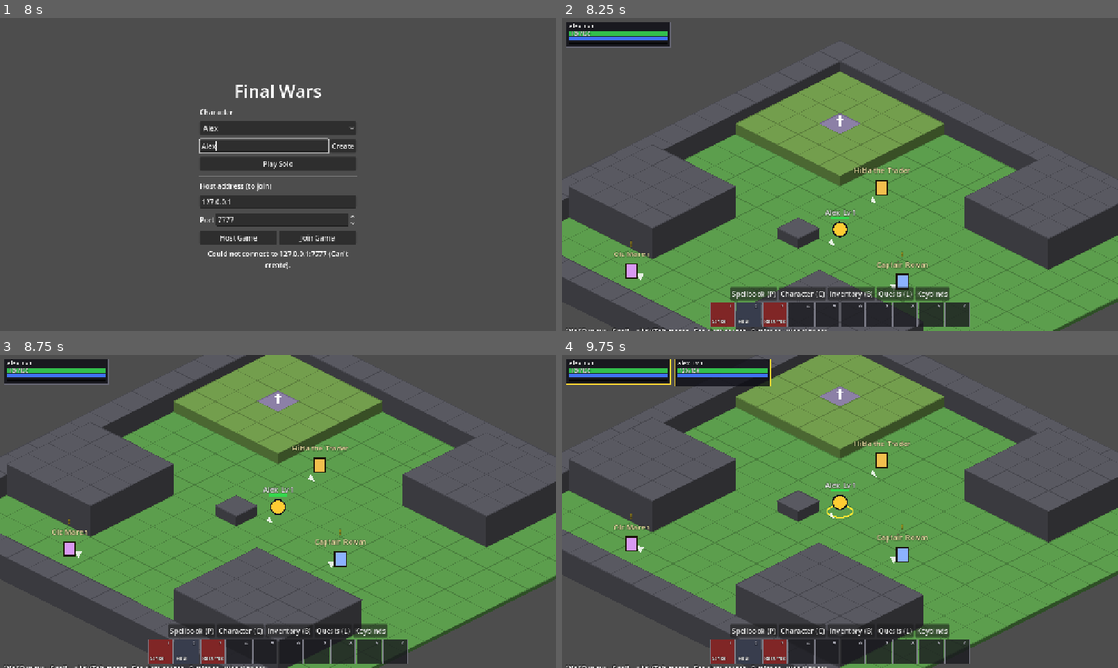
Above: before the commit, frames 1-4 (two rows, left to right).
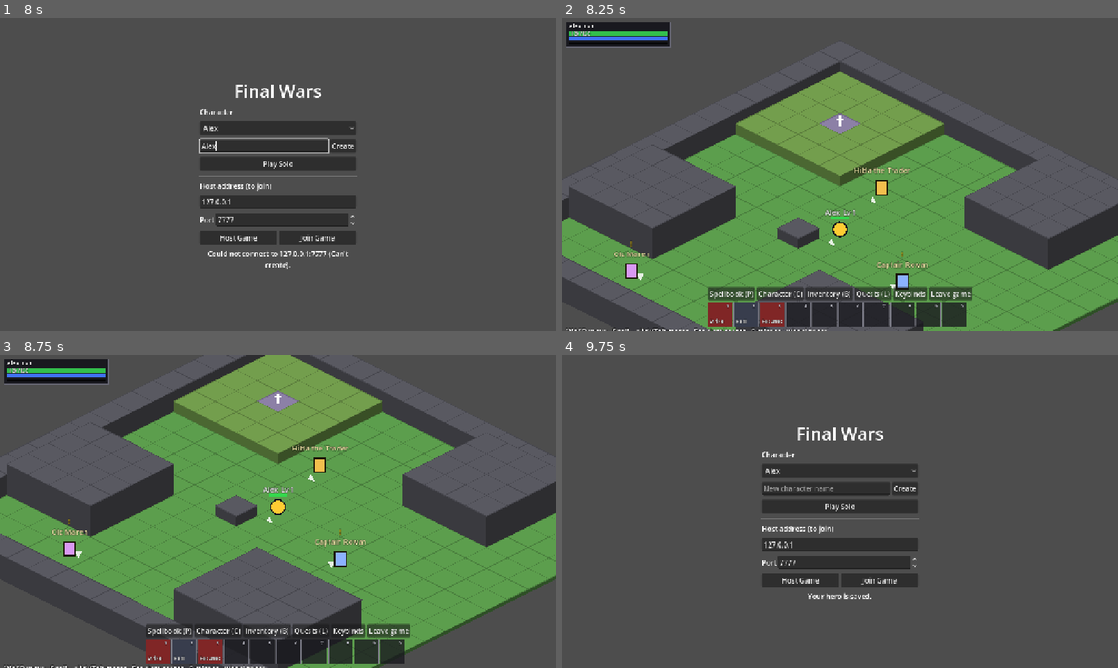
Above: after the commit, the same moments.

Repository: victorduvergermacarons-lang/Final-Wars
Game: Godot game, scene res://scenes/main.tscn
The game is run twice, just before and just after one commit, with the same random seed, the same clock (stepped at 60 frames per second) and the same inputs.
Inputs (mouse positions are in pixels of both pictures, inside the frame that each line leads up to):
- Up to frame 1 (8 s): click (266, 149) at 0.52 s; type "Alex" at 0.6 s; click "Play Solo" at 1.25 s; click "Play Solo" at 2 s; click "Create" at 2.75 s; click "Alex" at 3.5 s; click "Create" at 4.25 s; click "Host Game" at 5 s; click (266, 152) at 5.77 s; type "Alex" at 5.85 s; click "Join Game" at 6.5 s; click (266, 146) at 7.27 s; type "Alex" at 7.35 s
- Up to frame 2 (8.25 s): click "Play Solo" at 8 s
- Up to frame 3 (8.75 s): no input
- Up to frame 4 (9.75 s): click (951, 630) at 8.75 s, where only the run after the commit has a clickable "Leave game"; tap Enter at 9.5 s; drag from (617, 370) to (895, 442) at 9.52 s

Frame 1 is identical in both runs. In frame 2, 1.7% of the frame differs, in the area x 26-74%, y 85-99%; in frame 3, 1.5%; in frame 4, 56%, in the area x 0-100%, y 0-100%.

Commit message:
M2 step 18: polish, docs and the playtest checklist
- docs/playtest-checklist.md: every feature, step by step, for a non-programmer
- End-to-end test of Rowan's quest chain and the Goblin Fetish quest drops
- Leave game button (saves, back to the menu); enemy projectiles drawn purple
- Quest prerequisites are reported before level requirements
- README, multiplayer testing doc and design doc brought up to date

Co-Authored-By: Claude Opus 5.5 <noreply@anthropic.com>
Claude-Session: https://claude.ai/code/session_01NkxcXD4xqQYvGrzBVzDJEX

Diff:
--- a/content/quests/bandit_camp.tres
+++ b/content/quests/bandit_camp.tres
@@ -21,8 +21,8 @@
 script = ExtResource("3_yhdp2")
 id = &"bandit_camp"
 title = "The Bandit Camp"
-offer_text = "Those wolves were fleeing something. Scouts saw bandits camped in the south-east of Greenfields, past the river. Find the camp and break their two brutes."
-progress_text = "The camp is south-east, across the southern bridge. Mind the brutes: slow, but they hit like a falling tree."
+offer_text = "Those wolves were fleeing something. Scouts saw bandits camped at the southern end of Greenfields, across the river. Find the camp and break their two brutes."
+progress_text = "Cross the bridge near the town road, then head south along the river to the camp. Mind the brutes: slow, but they hit like a falling tree."
 complete_text = "Bandits gone, but they'd been hunting a bear — a huge, scarred one. That's worse news than bandits."
 giver = &"rowan"
 prerequisites = Array[StringName]([&"wolves_at_the_gate"])
--- a/scenes/game.gd
+++ b/scenes/game.gd
@@ -108,6 +108,7 @@
 	hud.name = "Hud"
 	add_child(hud)
 	hud.setup(session, client, input, settings_path)
+	hud.leave_requested.connect(func(): ended.emit("Your hero is saved."))
 
 
 func _make_view(zone: ZoneDef) -> WorldView:
--- a/sim/quests/quest_log.gd
+++ b/sim/quests/quest_log.gd
@@ -44,11 +44,11 @@
 		return "quest_active"
 	if is_done(hero, def.id):
 		return "quest_done"
-	if hero.level < def.min_level:
-		return "level_too_low"
 	for pre in def.prerequisites:
 		if not is_done(hero, pre):
 			return "prerequisite"
+	if hero.level < def.min_level:
+		return "level_too_low"
 	return ""
 
 
--- /dev/null
+++ b/tests/integration/test_quest_chain.gd
@@ -0,0 +1,106 @@
+extends GutTest
+## Plays Captain Rowan's 3-quest chain on the shipped content, end to end on the
+## host World: accept, kill/reach credit, hand-ins, item choice, world event.
+
+const ContentDBScript := preload("res://autoload/content_db.gd")
+
+var db
+var world: World
+var hero: Hero
+
+
+func before_all() -> void:
+	db = ContentDBScript.new()
+
+
+func after_all() -> void:
+	db.free()
+
+
+func before_each() -> void:
+	world = World.new(db.zones.values(), db.rules, 3, &"town", db.quests)
+	hero = world.add_saved_hero(CharacterData.new_character("Tess", db.heroes[&"adventurer"]), db)
+
+
+func _send(intent: Dictionary) -> Array[Dictionary]:
+	world.submit(hero.id, Intents.sanitize(intent))
+	return world.step()
+
+
+func _talk_to(npc_id: StringName, intent: Dictionary) -> Array[Dictionary]:
+	if world.zone_of(hero.id).zone.id != &"town":
+		world.move_hero(hero.id, &"town", Vector2i(9, 9))
+	var town := world.zone(&"town")
+	var npc: Npc = town.npcs().filter(func(n): return n.def.id == npc_id)[0]
+	for dir in GridModel.DIRECTIONS:
+		var t := npc.tile() + dir
+		if town.grid.is_walkable(t) and not town.is_occupied(t, hero):
+			hero.move.place(t)
+			break
+	intent.npc = npc.id
+	return _send(intent)
+
+
+func _kill(enemy_id: StringName, n: int) -> void:
+	for i in n:
+		var fields := world.zone(&"greenfields")
+		var enemy: Enemy = fields.enemies().filter(func(e): return e.def.id == enemy_id and e.alive)[0]
+		if world.zone_of(hero.id) != fields:
+			world.move_hero(hero.id, &"greenfields", Vector2i(2, 25))
+		enemy.threat.add(hero.id, 1.0)
+		enemy.die()
+		fields._on_death(enemy)
+		world.step()
+
+
+func _rejected(events: Array) -> Array:
+	return events.filter(func(e): return e.type == "rejected").map(func(e): return e.reason)
+
+
+func test_rowans_chain_end_to_end() -> void:
+	assert_eq(QuestLog.npc_marker(hero, db.quests, &"rowan"), "!")
+	assert_eq(_rejected(_talk_to(&"rowan", {"type": "accept_quest", "quest": &"bandit_camp"})), ["prerequisite"])
+
+	_talk_to(&"rowan", {"type": "accept_quest", "quest": &"wolves_at_the_gate"})
+	_kill(&"wolf", 4)
+	assert_eq(QuestLog.npc_marker(hero, db.quests, &"rowan"), "?")
+	_talk_to(&"rowan", {"type": "turn_in_quest", "quest": &"wolves_at_the_gate"})
+	assert_true(QuestLog.is_done(hero, &"wolves_at_the_gate"))
+	assert_eq(hero.level, 3, "4 wolves + quest XP: level 3")
+
+	_talk_to(&"rowan", {"type": "accept_quest", "quest": &"bandit_camp"})
+	_kill(&"bandit_brute", 2)
+	assert_eq(QuestLog.status(hero, db.quests[&"bandit_camp"]), QuestLog.Status.ACTIVE, "camp not found yet")
+	hero.move.place(Vector2i(22, 18))
+	world.step()
+	assert_eq(QuestLog.status(hero, db.quests[&"bandit_camp"]), QuestLog.Status.READY)
+	_talk_to(&"rowan", {"type": "turn_in_quest", "quest": &"bandit_camp"})
+
+	_talk_to(&"rowan", {"type": "accept_quest", "quest": &"beast_of_greenfields"})
+	_kill(&"old_grizzlehide", 1)
+	assert_eq(_rejected(_talk_to(&"rowan", {"type": "turn_in_quest", "quest": &"beast_of_greenfields"})),
+			["choose_reward"])
+	var events := _talk_to(&"rowan", {"type": "turn_in_quest", "quest": &"beast_of_greenfields", "choice": 0})
+	assert_true(events.any(func(e): return e.type == "world_flag" and e.flag == &"grizzlehide_slain"))
+	assert_eq(hero.bag.count_of(db.items[&"greataxe"]), 1, "chose the Greataxe")
+	assert_true(world.world_flags.has("grizzlehide_slain"))
+	assert_eq(QuestLog.npc_marker(hero, db.quests, &"rowan"), "", "chain finished")
+
+
+func test_goblin_fetishes_drop_only_on_the_quest() -> void:
+	var fetish: ItemDef = db.items[&"goblin_fetish"]
+	_kill(&"goblin_shaman", 2)
+	assert_eq(hero.bag.count_of(fetish), 0, "no fetishes without the quest")
+	world.advance(31.0) # respawn
+	hero.level = 2
+	_talk_to(&"maren", {"type": "accept_quest", "quest": &"goblin_fetishes"})
+	assert_true(QuestLog.is_active(hero, &"goblin_fetishes"))
+	for i in 30:
+		if QuestLog.status(hero, db.quests[&"goblin_fetishes"]) == QuestLog.Status.READY:
+			break
+		_kill(&"goblin_shaman", 1)
+		world.advance(31.0) # respawn
+	assert_eq(hero.bag.count_of(fetish), 5, "stops dropping at five")
+	_talk_to(&"maren", {"type": "turn_in_quest", "quest": &"goblin_fetishes", "choice": 1})
+	assert_eq(hero.bag.count_of(fetish), 0, "handed over")
+	assert_eq(hero.bag.count_of(db.items[&"swift_boots"]), 1, "chose the Swift Boots")
--- a/ui/hud/hud.gd
+++ b/ui/hud/hud.gd
@@ -1,5 +1,8 @@
 class_name Hud
 extends CanvasLayer
+
+## The player clicked "Leave game" (save and return to the main menu).
+signal leave_requested
 ## In-game HUD: unit frames, action bar (with keybind mode), spellbook,
 ## character panel, death panel, mid-screen errors and a message log.
 
@@ -105,6 +108,7 @@
 	buttons.add_child(_small_button("Quests (L)", func(): _toggle(quest_log)))
 	_bind_button = _small_button("Keybinds", func(): _set_bind_mode(not bind_mode))
 	buttons.add_child(_bind_button)
+	buttons.add_child(_small_button("Leave game", func(): leave_requested.emit()))
 	var bar := HBoxContainer.new()
 	bar.add_theme_constant_override("separation", 4)
 	for i in ActionBarModel.SLOT_COUNT:
--- a/view/world_view.gd
+++ b/view/world_view.gd
@@ -187,15 +187,20 @@
 		_draw_bar(body + Vector2(-14, -20), 28, a.hp / maxf(max_hp, 1.0), Color(0.2, 0.85, 0.3))
 
 
-## Fireballs: a glowing ball moving along its path at the origin's height.
+## Projectiles: a glowing ball moving along its path at the origin's height.
+## Heroes' are orange, enemies' purple.
 func _draw_projectiles(grid: GridModel) -> void:
 	var t: float = session.render_time()
 	for p in session.projectiles():
 		var dist := clampf((t - p.start) * p.speed, 0.0, p.length + 0.5)
 		var pos := Vector2(p.origin) + Vector2(p.dir) * dist
 		var screen := Iso.to_screen(pos, grid.height_at(p.origin)) + Vector2(0, -16)
-		draw_circle(screen, 8, Color(1, 0.45, 0.1, 0.5))
-		draw_circle(screen, 5, Color(1, 0.85, 0.3))
+		if session.get_actor(p.source) is Enemy:
+			draw_circle(screen, 8, Color(0.6, 0.2, 0.9, 0.5))
+			draw_circle(screen, 5, Color(0.85, 0.6, 1.0))
+		else:
+			draw_circle(screen, 8, Color(1, 0.45, 0.1, 0.5))
+			draw_circle(screen, 5, Color(1, 0.85, 0.3))
 
 
 ## A small arrow on the ground pointing the way the actor faces.
Not shown, added: tests/integration/test_quest_chain.gd.uid
Not shown, changed: CLAUDE.md
Not shown, changed: README.md
Not shown, changed: docs/local-multiplayer-testing.md
Not shown, added: docs/playtest-checklist.md
